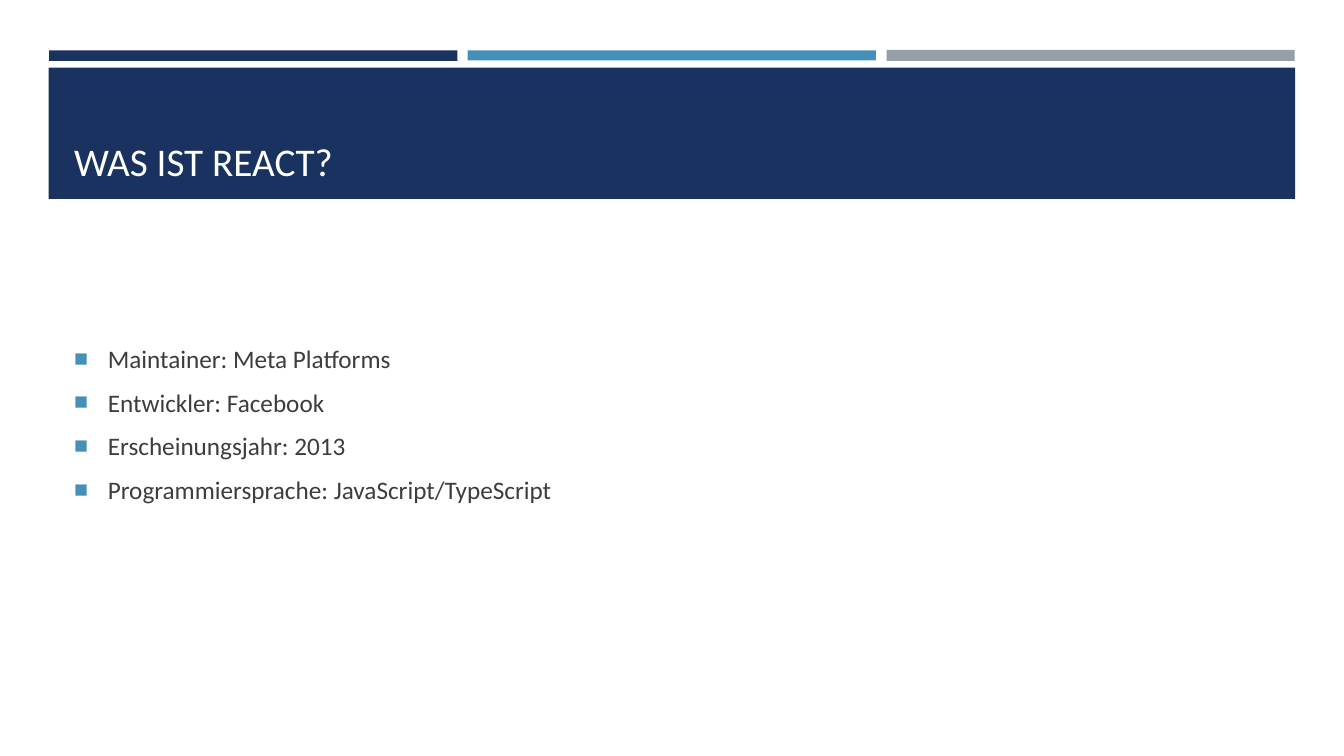
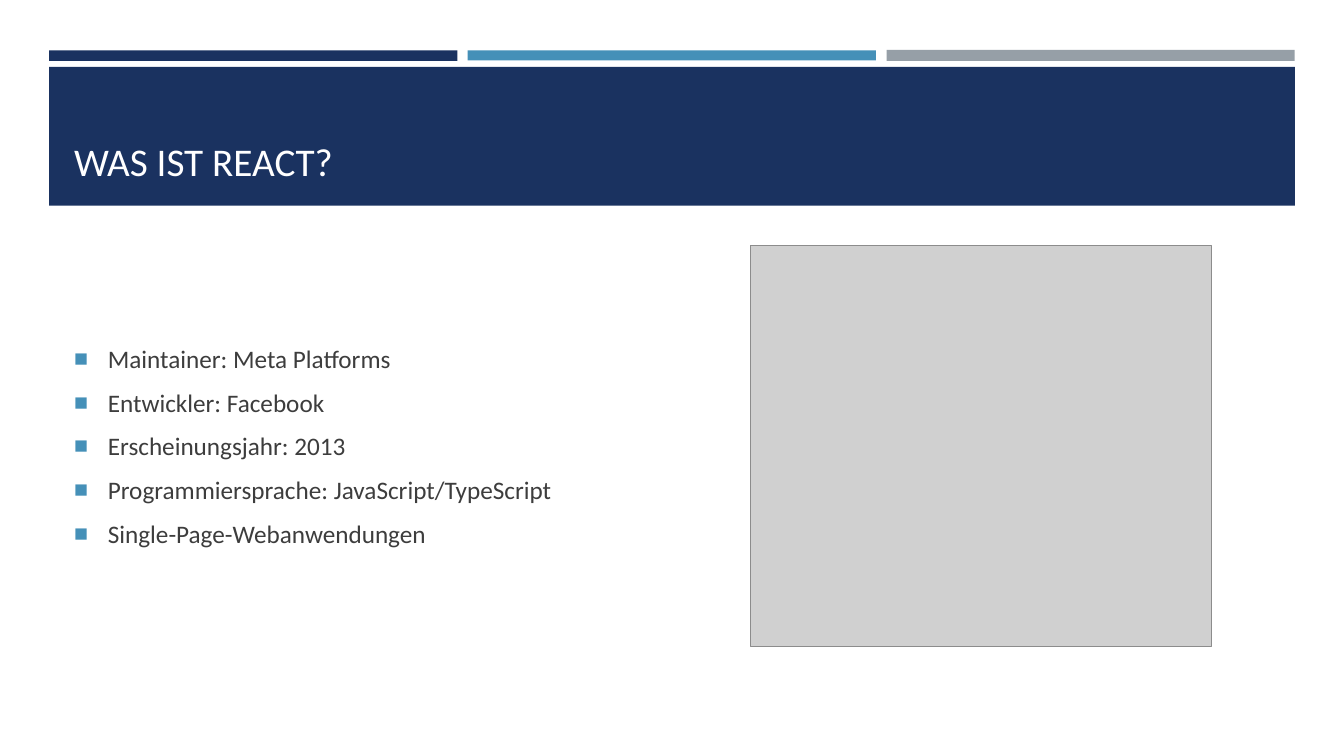
Before and after one commit to Stjeopka/NFT-Shop, a slide deck: slide 4 of NFT-Shop.pptx (slide 3 before the commit). Drawn at 1344x756 pixels with LibreOffice and Linux fonts; fonts in the diff are those of the drawing; grey boxes stand for pictures. Boxes give left, top, right and bottom in pixels: in the first picture for what was removed or moved away, otherwise in the second. Text is boxed around its words. In the diff, an @@ line names an element or a change of style, - is before the commit and + after.

Commit message:
Presentation compelt about react

```diff
--- a/NFT-Shop.pptx
+++ b/NFT-Shop.pptx
@@ rectangle: place and size @@
-rectangle at [48,68,1296,199]
+rectangle at [49,67,1296,206]
@@ picture added at [750,246,1212,646] @@
@@ text at [108,525,426,548]: paragraph added @@
+■ Single-Page-Webanwendungen
```
Also in this commit, not shown: 4 other slides changed, 3 slides added, 1 slide removed.
